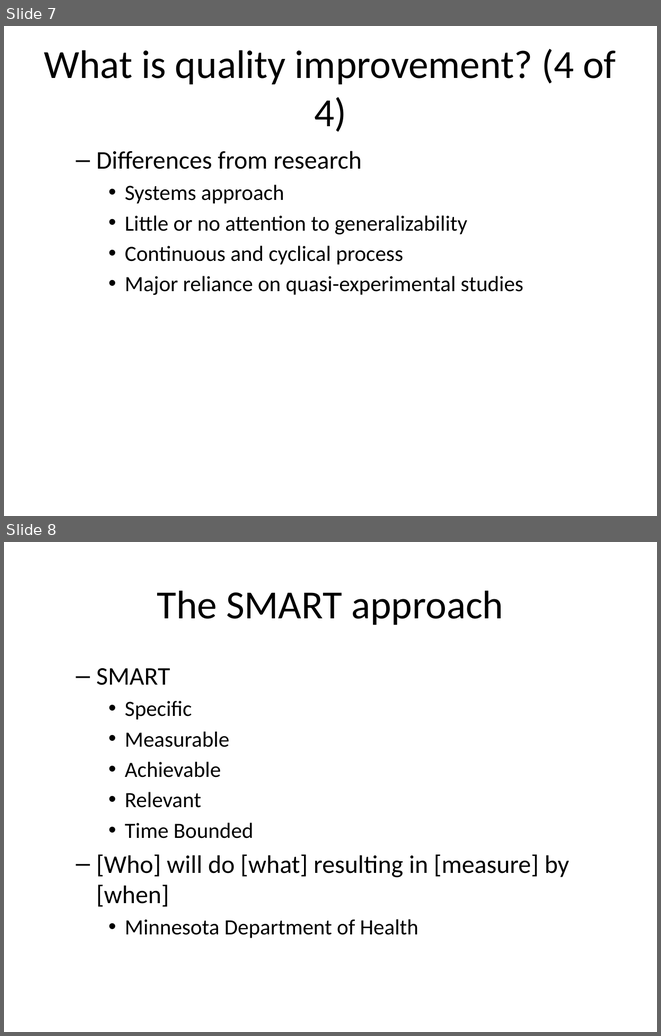
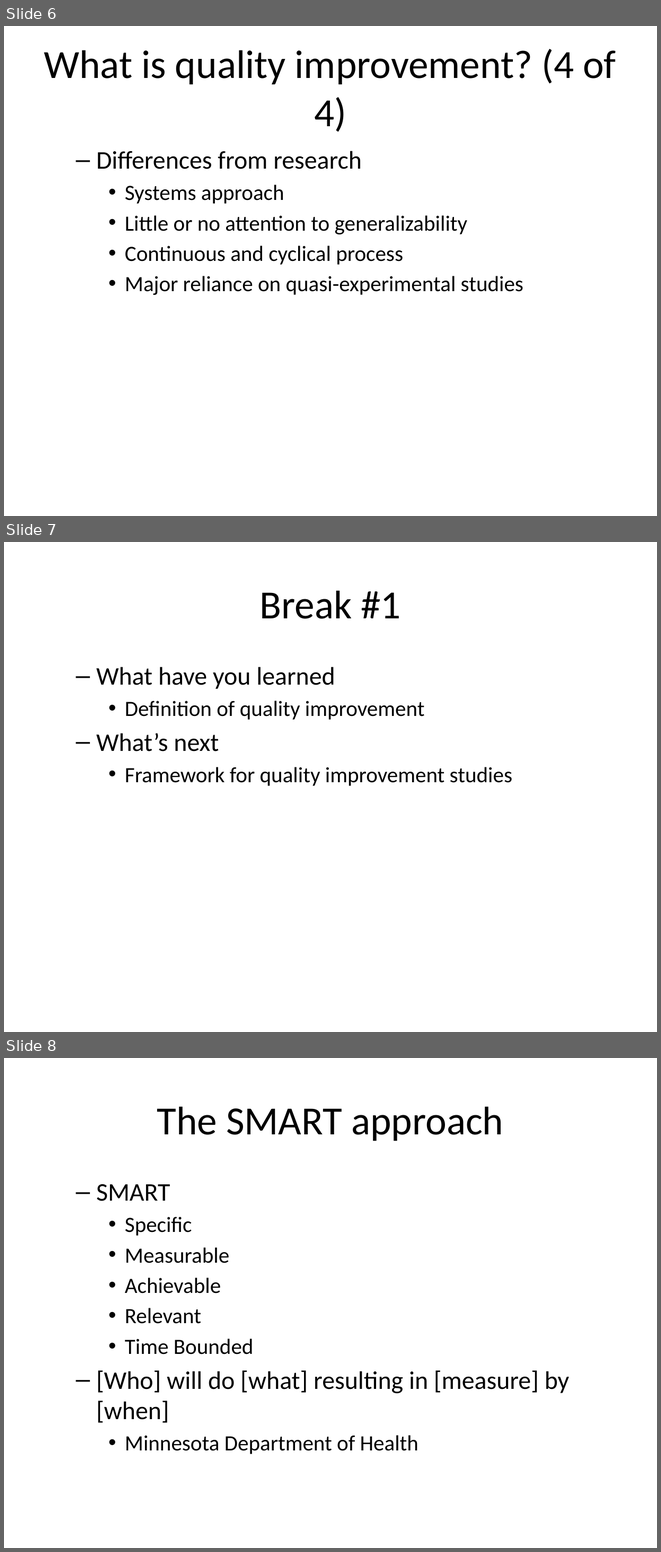
Before and after one commit to pmean/classes, a slide deck: clinical-research-methodology/results/video05-quasi-experiments.pptx. Shown one above the other, each under a label of ours: slides 7 and 8 before the commit, slides 6, 7 and 8 after it. The pictures are 661x1036 and 661x1552 pixels, drawn with LibreOffice and Linux fonts; fonts in the diff are those of the drawing. Boxes give left, top, right and bottom in pixels: in the first picture for what was removed or moved away, otherwise in the second. Text is boxed around its words. In the diff, an @@ line names an element or a change of style, - is before the commit and + after.

```diff
--- a/clinical-research-methodology/results/video05-quasi-experiments.pptx
+++ b/clinical-research-methodology/results/video05-quasi-experiments.pptx
@@ slide 7 added at [4, 542, 657, 1032], background #FFFFFF @@
@@ title added at [260, 590, 401, 619], 44 pt, text #000000 @@
+Break #1
@@ text added at [96, 667, 512, 786], 24 pt, text #000000 @@
+  – What have you learned
+    • Definition of quality improvement
+  – What’s next
+    • Framework for quality improvement studies
@@ what was slide 7 is now slide 6 @@
```
Also in this commit, not shown: 1 slide changed, 6 other slides added, 1 slide removed, 4 other files.
